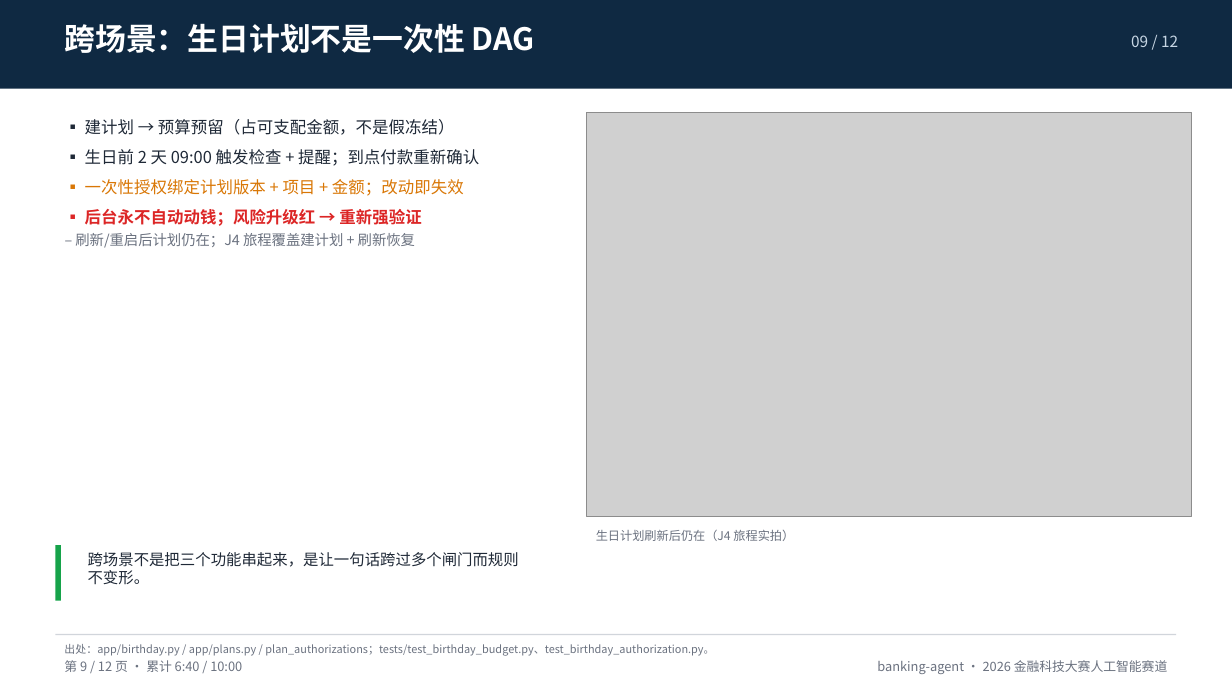
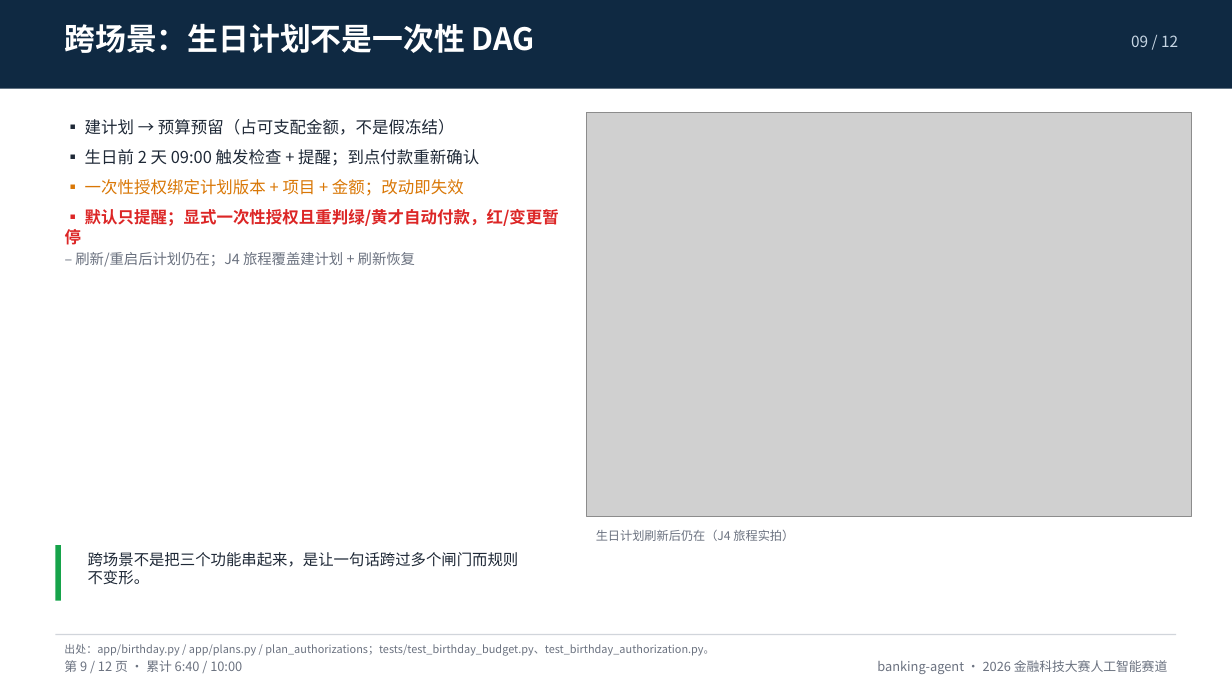
Before and after one commit to peng6yu/banking-agent, a slide deck: slide 9 of docs/交付/答辩PPT.pptx. Drawn at 1232x693 pixels with LibreOffice and Linux fonts; fonts in the diff are those of the drawing; grey boxes stand for pictures. Boxes give left, top, right and bottom in pixels: in the first picture for what was removed or moved away, otherwise in the second. Text is boxed around its words. In the diff, an @@ line names an element or a change of style, - is before the commit and + after.

```diff
--- a/docs/交付/答辩PPT.pptx
+++ b/docs/交付/答辩PPT.pptx
@@ text at box(65, 209, 559, 245): text changed @@
-▪ 后台永不自动动钱；风险升级红 → 重新强验证
+▪ 默认只提醒；显式一次性授权且重判绿/黄才自动付款，红/变更暂停
```
Also in this commit, not shown: 1 other slide changed, 12 other files.
